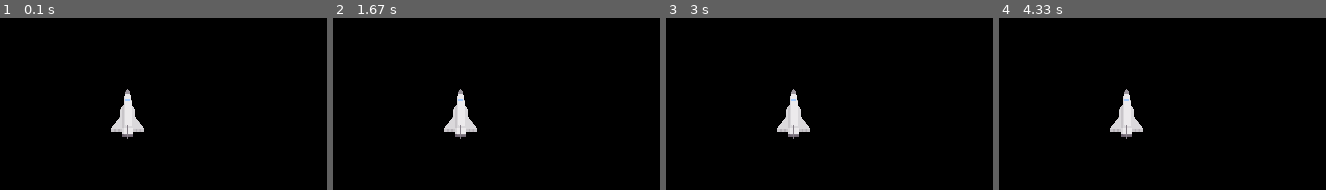
Above: before the commit, frames 1-4 (left to right).
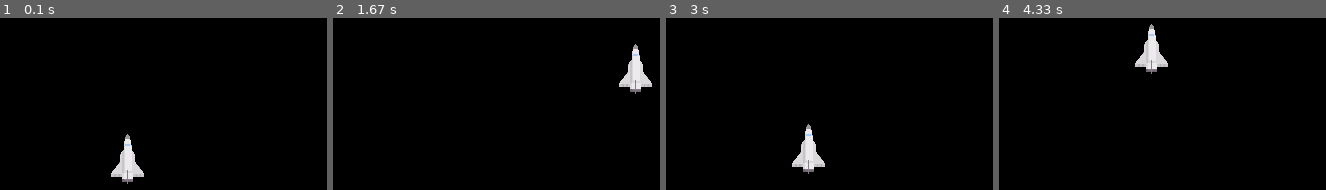
Above: after the commit, the same moments.

Repository: CHHyuk/simple_game
Game: pygame game, started from pygame01.py
Two runs of this game, one before a commit and one after it. Both use one fixed random seed, a clock stepped at 60 frames per second and the inputs below.
Inputs:
- Up to frame 1 (0.1 s): no input
- Up to frame 2 (1.67 s): hold Space 0.33-0.8 s; hold Right 0.33-0.8 s; hold Right 0.83-1.3 s; hold Up 1.33-1.63 s
- Up to frame 3 (3 s): hold Left 2.17-2.7 s; hold Down from 2.73 s (still down)
- Up to frame 4 (4.33 s): release Down at 3.03 s; hold Left 3.07-3.47 s; hold Up 3.5-3.87 s; hold Right from 3.9 s (still down)

The runs differ from the first frame. In frame 1, 2.5% of the frame differs, in the area x 33-45%, y 41-97%; in frame 2, 2.5%, in the area x 33-98%, y 15-71%; in frame 3, 2.5%; in frame 4, 2.5%.

Commit message:
12/21 pygame

Diff:
--- a/pygame01.py
+++ b/pygame01.py
@@ -17,6 +17,7 @@
     def __init__(self):
         self.x = 0
         self.y = 0
+        self.move = 0
 
     def add_img(self, address, x, y):
         if address[-3:] == 'png':
@@ -26,22 +27,26 @@
         self.img = pygame.transform.scale(self.img, (x,y))
         self.size_x, self.size_y = self.img.get_size()
 
-    def locate(self,x,y):
-        self.x = x - round(self.size_x / 2)
-        self.y = y - round(self.size_y / 2)
+    def show(self):
+        screen.blit(self.img, (self.x, self.y))
 
 spaceship = Object()
 spaceship.add_img("C:/Users/Administrator/Desktop/12-21/simple_game/spaceship.png",50,50)
-spaceship.locate(200,800)
+spaceship.x = round(size[0] / 2) - round(spaceship.size_x / 2)
+spaceship.y = size[1] - spaceship.size_y - 30
+spaceship.move = 5 # 속도
 
+to_x = 0
+to_y = 0
 
+space_move = False
 """
 불러올 이미지(오브젝트)가 많기 때문에 클래스화 하여 사용
 #spaceship = pygame.image.load("C:/Users/Administrator/Desktop/12-19/simple_game/spaceship.png").convert_alpha() # 이미지 경로 입력, \를 /로 바꿔줘야 함, png 파일 사용 시 convert_alpha() 붙여줘야 함
 #spaceship = pygame.transform.scale(spaceship, (50, 50))
 #spaceship_size_x, spaceship_size_y = spaceship.get_size()
-spaceship_x = round(size[0] / 2) - round(spaceship_size_x / 2) # round = 반올림
-spaceship_y = size[1] - spaceship_size_y - 30
+#spaceship_x = round(size[0] / 2) - round(spaceship_size_x / 2) # round = 반올림
+#spaceship_y = size[1] - spaceship_size_y - 30
 """
 
 color = (0, 0, 0) # RGB 검정색
@@ -59,11 +64,69 @@
         if event.type == pygame.QUIT: # 대문자 QUIT = 상태를 나타냄, quit()는 프로그램 종료 함수
             system_exit = 1 # 종료(while문 종료)
 
+        if event.type == pygame.KEYDOWN: # 키다운중일 경우
+            if event.key == pygame.K_LEFT:
+                to_x -= spaceship.move
+            elif event.key == pygame.K_RIGHT:
+                to_x += spaceship.move
+            elif event.key == pygame.K_UP:
+                to_y -= spaceship.move
+            elif event.key == pygame.K_DOWN:
+                to_y += spaceship.move
+            elif event.key == pygame.K_SPACE:
+                space_move = True
+
+
+        if event.type == pygame.KEYUP: # 키업중일 경우
+            if event.key == pygame.K_LEFT or event.key == pygame.K_RIGHT:
+                to_x = 0
+            elif event.key == pygame.K_UP or event.key == pygame.K_DOWN:
+                to_y = 0
+            elif event.key == pygame.K_SPACE:
+                space_move = False
+
+    # 화면 밖으로 spaceship이 나가지 못하게 제한
+    if spaceship.x < 0:
+        spaceship.x = 0
+    elif spaceship.x > size[0] - spaceship.size_x:
+        spaceship.x = size[0] - spaceship.size_x
+
+    if spaceship.y < 0:
+        spaceship.y = 0
+    elif spaceship.y > size[1] - spaceship.size_y:
+        spaceship.y = size[1] - spaceship.size_y
+
     # 4-3. 입력, 시간에 따른 변화
+    spaceship.x += to_x
+    spaceship.y += to_y
+
+
+    missile_list = []
+    if space_move == True:
+        missile = Object()
+        missile.add_img('C:/Users/Administrator/Desktop/12-21/simple_game/missile.png',10,20)
+        missile.move = 10
+        missile.x = spaceship.x + round(spaceship.size_x / 2) - round(missile.size_x / 2)
+        missile.y = spaceship.y
+        missile_list.append(missile)
+
+    delete_list = []
+    for i in range(len(missile_list)):
+        m = missile_list[i]
+        m.y -= m.move
+        if m.y <= -m.size_y:
+            delete_list.append(m)
+
+    delete_list.reverse()
+    for d in delete_list:
+        del missile_list[i]
 
     # 4-4. 전사작업(그리기)
     screen.fill(color) # 배경 color로 채우기
-    screen.blit(spaceship.img, (spaceship.x, spaceship.y)) # 지정한 x,y자리에 배치
+    spaceship.show() # 지정한 x,y자리에 배치
+    for m in missile_list:
+        m.show()
+
 
     # 4-5. 업데이트
     pygame.display.flip() # while문 내의 변경점 등을 화면에 보여주겠다
Binary file added: missile.png
